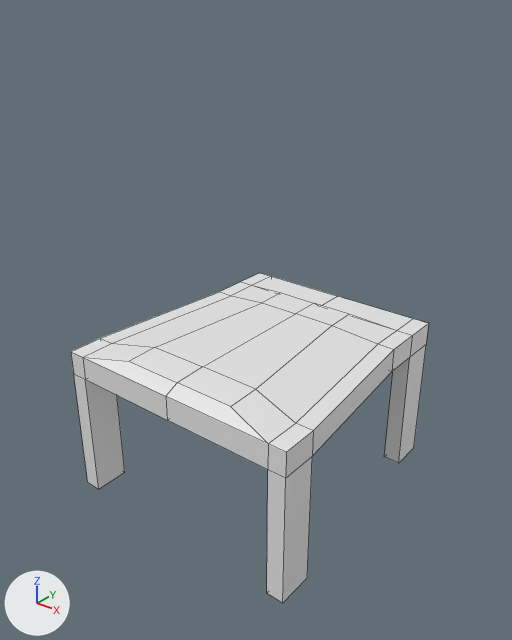
An edit to the Blender file Assets/Art/Furniture/Kitchen/Kitchen Table and Chair.blend, drawn before and after from the same camera.
Both versions are drawn from a 50 mm camera at (11.81, -15.22, 14.7) aimed at (-0.14, -0.29, 5.44). Lighting does not change. The marker at lower left points along +X, +Y and +Z. Mesh edges are drawn as thin lines. The same objects are shown in both versions, whatever each file hides.

Before the edit, the objects in view are built like this:
```python
me_cube = bpy.data.meshes.new('Cube')
me_cube.from_pydata(...)  # 49 vertices, 41 faces; spans x 0.0..2.46, y -2.66..2.52, z -0.04..5.0
ob_kitchen_chair = bpy.data.objects.new('Kitchen Chair', me_cube)
ob_kitchen_chair.location = (0.0, 0.0, 0.0)
ob_kitchen_chair.scale = (1.6, 1.6, 1.0)
_m = ob_kitchen_chair.modifiers.new('Mirror', 'MIRROR')
_m.use_clip = True
```
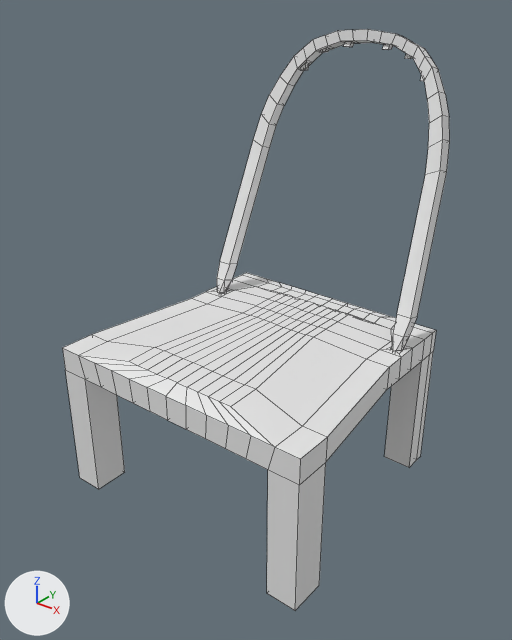
Commit message: Kitchen Table Model Complete & Chair remodel WIP

What the commit changed:
me_cube is used by ob_kitchen_chair; location (0.0, 0.0, 0.0); scale (1.6, 1.6, 1.0).
me_cube had 49 vertices, 41 faces and spanned x 0.0..2.46, y -2.66..2.52, z -0.04..5.0.
me_cube now has 257 vertices, 246 faces and spans x 0.0..2.71, y -2.66..3.34, z -0.04..13.25.
Part 1, on me_cube:
6 vertices are removed from x 0.0..2.14, y 0.98..1.83, z 4.58..5.0.
27 faces are deleted.
8 vertices in x 2.14..2.46, y -2.66..1.83, z -0.04..4.76 move by (0.25, 0.0, 0.0).
3 vertices in x 2.14, y 2.52, z -0.04..4.76 move by (0.25, -0.18, 0.0).
11 vertices move from x 0.0..2.14, y -2.66..2.52, z -0.04..4.76 to x 0.0..2.39, y -2.66..2.34, z -0.04..4.76.
181 vertices are added at x 0.0..2.39, y -2.66..3.24, z -0.04..13.25.
8 new vertices lie (0.01, 0.26, -0.1) away from vertices in x 0.56..2.13, y 2.26..3.02, z 9.55..13.17.
7 new vertices lie (0.19, 0.0, 0.0) away from vertices in x 0.18..0.73, y -1.97..1.83, z 4.58.
6 new vertices lie (0.0, 0.42, 0.0) away from vertices in x 0.0..0.85, y 0.36, z 5.0.
6 new vertices lie (0.0, 0.42, 0.0) away from vertices in x 0.0..0.85, y 0.78, z 5.0.
6 new vertices lie (0.0, 0.26, -0.1) away from vertices in x 0.0..2.31, y 1.33..3.08, z 5.73..13.25.
232 new faces join them.

Pixel boxes (x1, y1, x2, y2) of what changed, in the pictures (512 x 640 px):
'Kitchen Chair', reshaped (8% wider, 76% taller): before (71, 273, 429, 603); after (63, 29, 450, 611)
